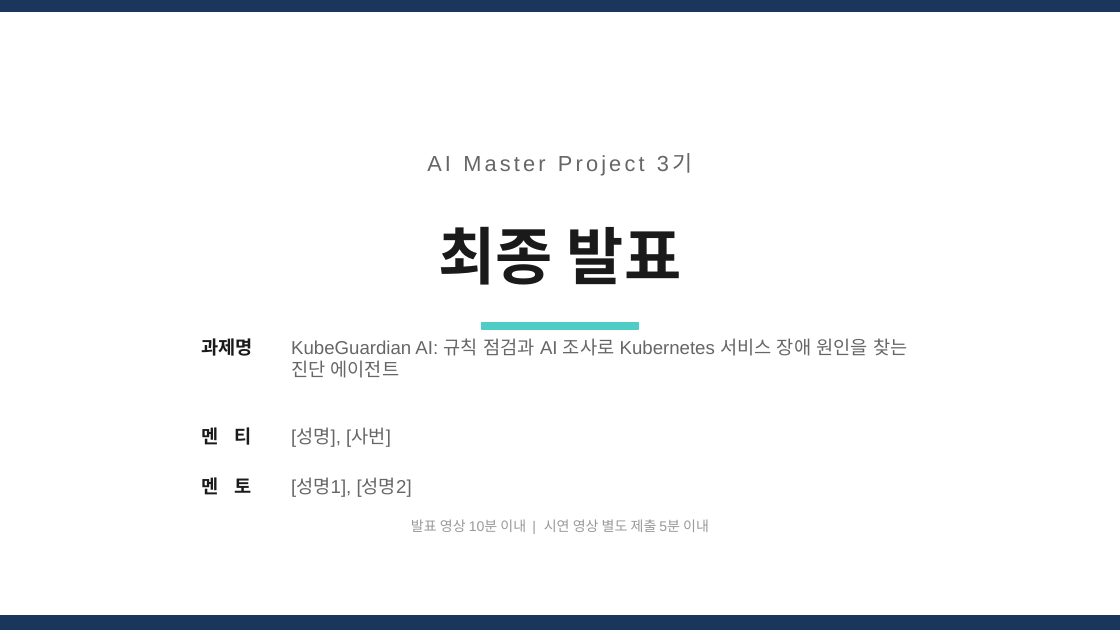
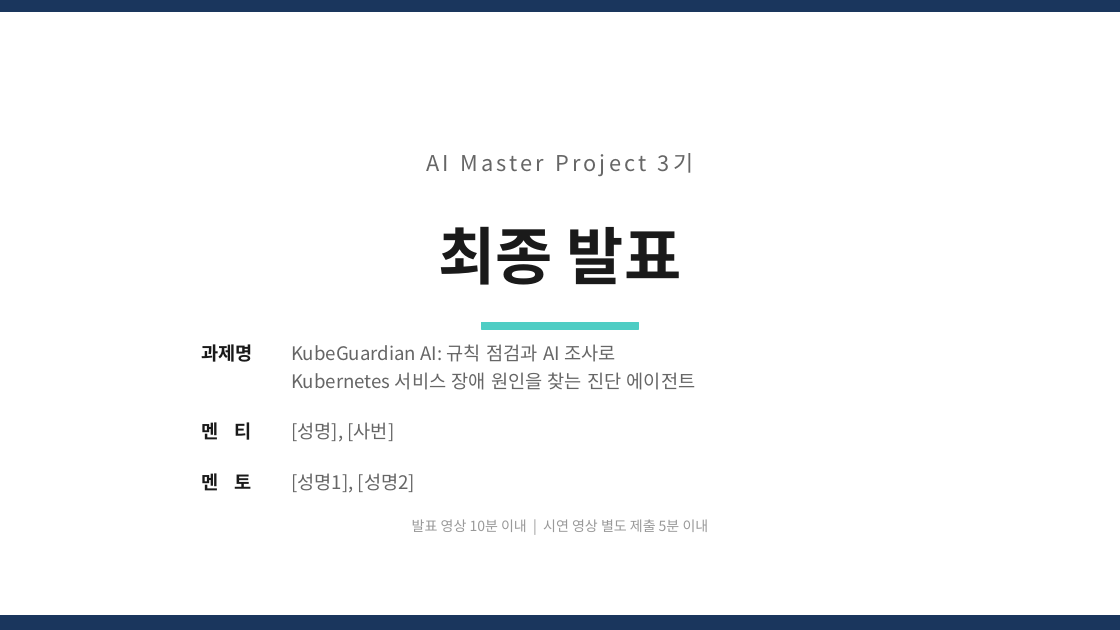
Before and after one commit to skax-jihyeryu/KubeGuardian, a slide deck: slide 1 of docs/산출물/AI_Master_Project_최종발표_멘티명_사번.pptx. Drawn at 1120x630 pixels with LibreOffice and Linux fonts; fonts in the diff are those of the drawing. Boxes give left, top, right and bottom in pixels: in the first picture for what was removed or moved away, otherwise in the second. Text is boxed around its words. In the diff, an @@ line names an element or a change of style, - is before the commit and + after.

```diff
--- a/docs/산출물/AI_Master_Project_최종발표_멘티명_사번.pptx
+++ b/docs/산출물/AI_Master_Project_최종발표_멘티명_사번.pptx
@@ text "AI Master Project 3기" at <box>427,154,646,176</box>: font Arial to Noto Sans CJK KR @@
@@ text "과제명" at <box>202,344,253,362</box>: font Arial to Noto Sans CJK KR; line spacing 1 to 1.25 @@
@@ text "KubeGuardian AI: 규칙 점검과 AI ..." at <box>291,344,696,390</box>: font Arial to Noto Sans CJK KR; line spacing 1 to 1.25 @@
@@ font Arial to Noto Sans CJK KR; line spacing 1 to 1.25; vertical alignment middle to top in 4 elements at <box>202,422,251,440</box>, <box>202,473,251,491</box>, <box>291,422,394,442</box>, <box>291,473,415,493</box> @@
@@ text "발표 영상 10분 이내 | ..." at <box>412,519,709,532</box>: font Arial to Noto Sans CJK KR @@
```
Also in this commit, not shown: 3 other slides changed.
